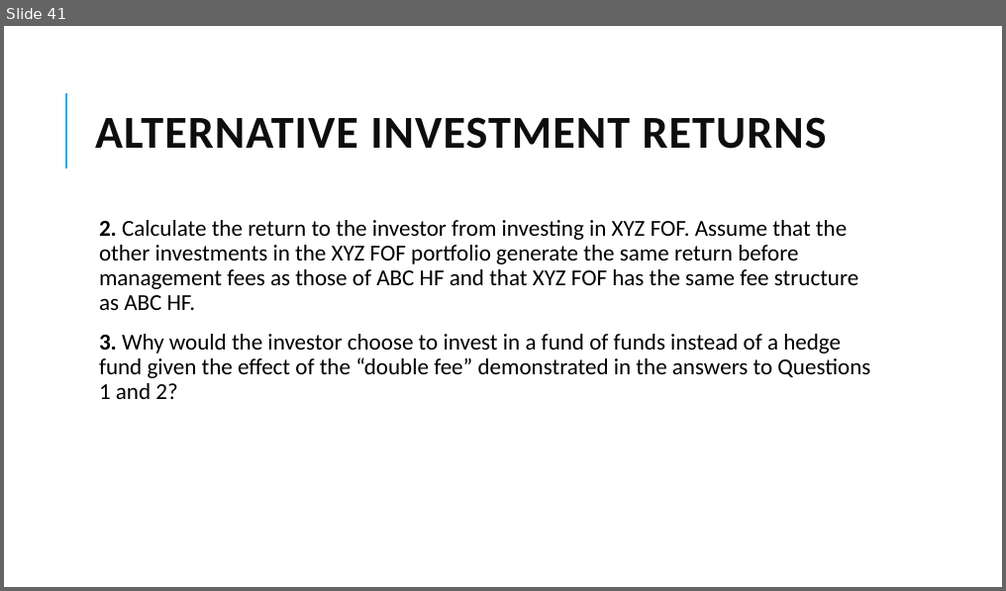
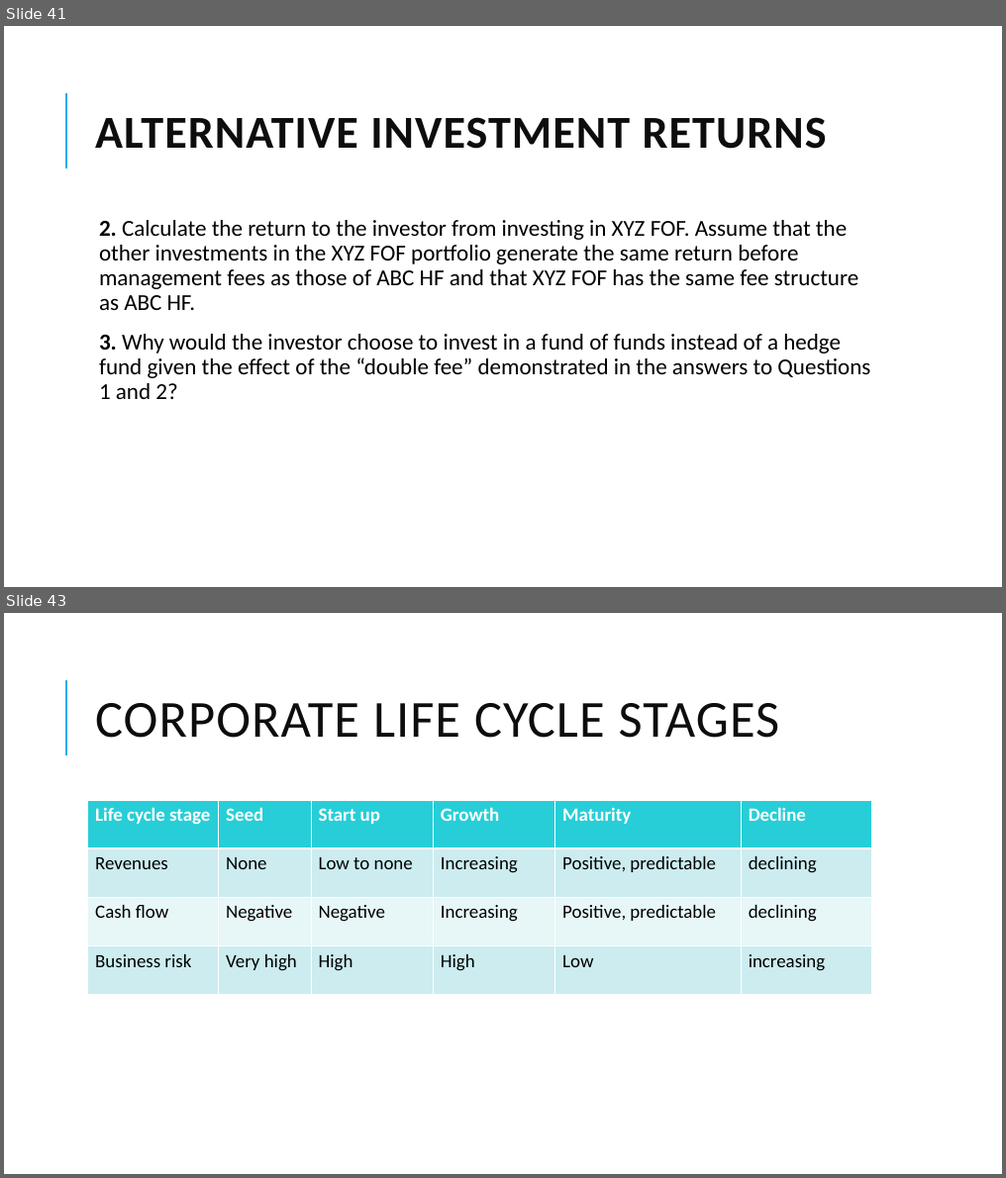
Before and after one commit to Isco0530/data, a slide deck: 2024Alternative.pptx. Shown one above the other, each under a label of ours: slide 41 before the commit, slides 41 and 43 after it; the slides between them are not shown. The pictures are 1006x591 and 1006x1178 pixels, drawn with LibreOffice and Linux fonts; fonts in the diff are those of the drawing. Boxes give left, top, right and bottom in pixels: in the first picture for what was removed or moved away, otherwise in the second. Text is boxed around its words. In the diff, an @@ line names an element or a change of style, - is before the commit and + after.

```diff
--- a/2024Alternative.pptx
+++ b/2024Alternative.pptx
@@ slide 43 added at box(4, 613, 1002, 1174), background #FFFFFF; not listed: 1 template element that a slide beside it also shows @@
@@ title added at box(95, 703, 780, 738), 50 pt, text #0D0D0D @@
+CORPORATE LIFE CYCLE STAGES
@@ table added at box(88, 800, 872, 995), 4 rows, 6 columns @@
+Life cycle stage | Seed | Start up | Growth | Maturity | Decline
+Revenues | None | Low to none | Increasing | Positive, predictable | declining
+Cash flow | Negative | Negative | Increasing | Positive, predictable | declining
+Business risk | Very high | High | High | Low | increasing
```
Also in this commit, not shown: 1 slide changed, 6 other slides added.
